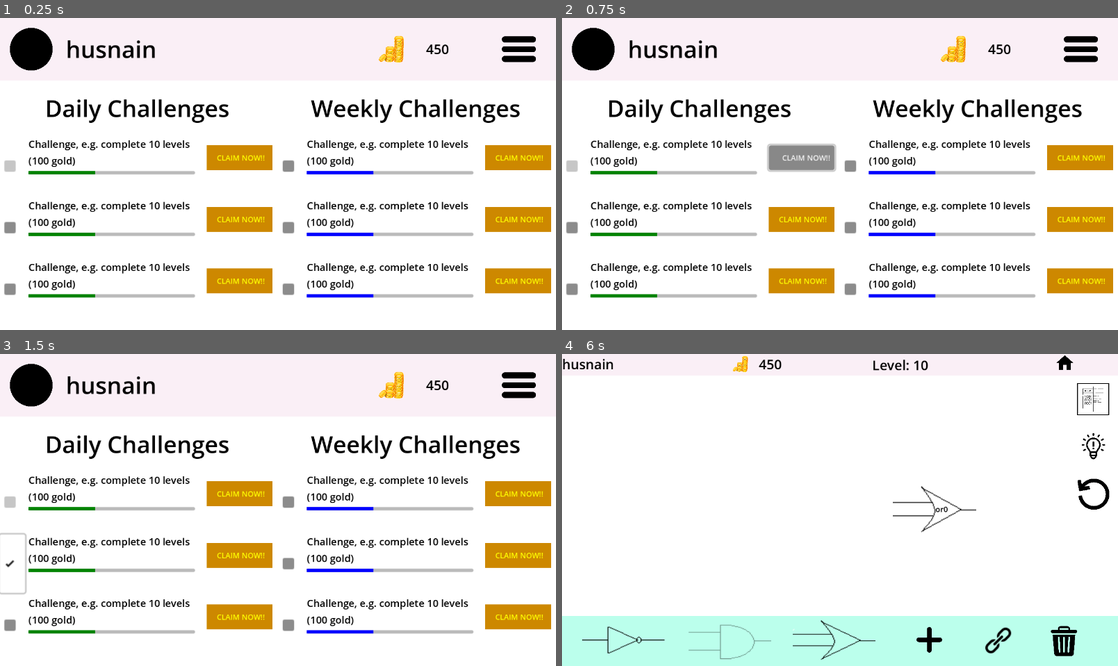
Above: before the commit, frames 1-4 (two rows, left to right).
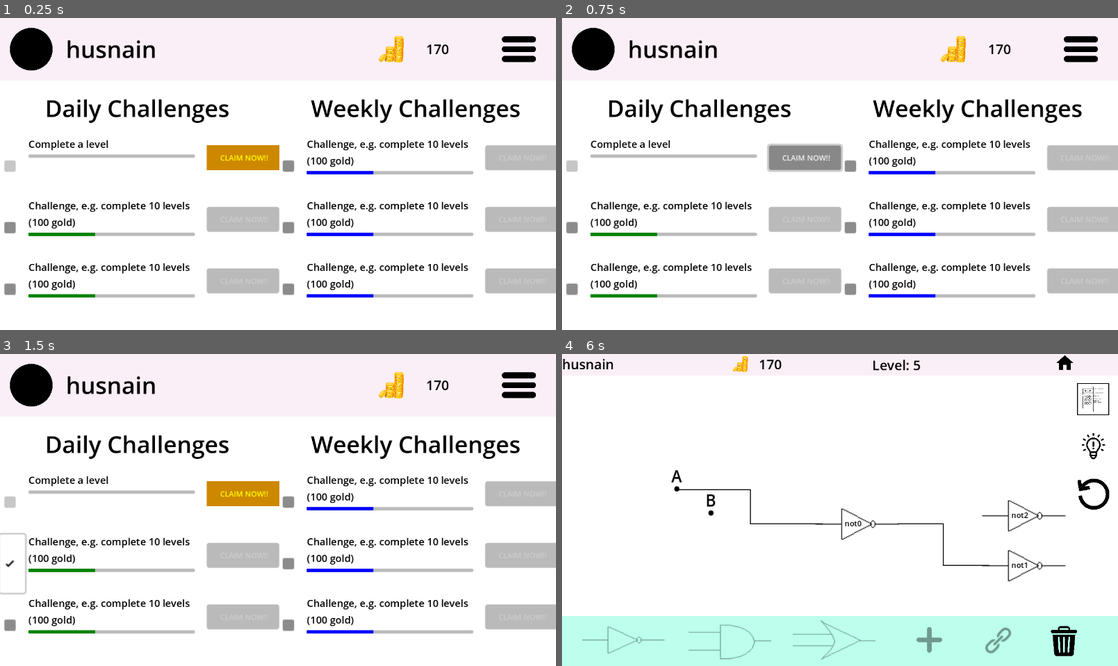
Above: after the commit, the same moments.

Repository: husnain106/dissertation
Game: Godot game, scene res://Scenes/home.tscn
Same seed, same stepped clock (60 frames per second), same inputs: the game is played once before the commit and once after it.
Inputs (mouse positions are in pixels of both pictures, inside the frame that each line leads up to):
- Up to frame 1 (0.25 s): no input
- Up to frame 2 (0.75 s): click "CLAIM NOW!!" at 0.5 s
- Up to frame 3 (1.5 s): click (11, 563) at 1.27 s
- Up to frame 4 (6 s): click "CLAIM NOW!!" at 2 s; click (573, 563) at 2.77 s; click "CLAIM NOW!!" at 3.5 s; click (573, 563) at 4.27 s; click (1079, 385) at 5 s; click "Play Levels" at 5.75 s

The runs differ from the first frame. In frame 1, 6.6% of the frame differs, in the area x 5-100%, y 8-89%; in frame 2, 6.6%; in frame 3, 6.6%; in frame 4, 1.9%.

Commit message:
Daily challenge 1 working

Diff:
--- a/Project/Scenes/home.tscn
+++ b/Project/Scenes/home.tscn
@@ -189,6 +189,7 @@
 theme_override_colors/font_color = Color(1, 1, 0, 1)
 theme_override_font_sizes/font_size = 9
 theme_override_styles/normal = SubResource("StyleBoxFlat_sm100")
+disabled = true
 text = "     CLAIM NOW!!    "
 icon_alignment = 1
 
@@ -231,6 +232,7 @@
 theme_override_colors/font_color = Color(1, 1, 0, 1)
 theme_override_font_sizes/font_size = 9
 theme_override_styles/normal = SubResource("StyleBoxFlat_sm100")
+disabled = true
 text = "     CLAIM NOW!!    "
 icon_alignment = 1
 
@@ -273,6 +275,7 @@
 theme_override_colors/font_color = Color(1, 1, 0, 1)
 theme_override_font_sizes/font_size = 9
 theme_override_styles/normal = SubResource("StyleBoxFlat_sm100")
+disabled = true
 text = "     CLAIM NOW!!    "
 icon_alignment = 1
 
@@ -340,6 +343,7 @@
 theme_override_colors/font_color = Color(1, 1, 0, 1)
 theme_override_font_sizes/font_size = 9
 theme_override_styles/normal = SubResource("StyleBoxFlat_sm100")
+disabled = true
 text = "     CLAIM NOW!!    "
 icon_alignment = 1
 
@@ -382,6 +386,7 @@
 theme_override_colors/font_color = Color(1, 1, 0, 1)
 theme_override_font_sizes/font_size = 9
 theme_override_styles/normal = SubResource("StyleBoxFlat_sm100")
+disabled = true
 text = "     CLAIM NOW!!    "
 icon_alignment = 1
 
@@ -424,6 +429,7 @@
 theme_override_colors/font_color = Color(1, 1, 0, 1)
 theme_override_font_sizes/font_size = 9
 theme_override_styles/normal = SubResource("StyleBoxFlat_sm100")
+disabled = true
 text = "     CLAIM NOW!!    "
 icon_alignment = 1
 
--- a/Project/Scripts/challenges/ChallengesClass.gd
+++ b/Project/Scripts/challenges/ChallengesClass.gd
@@ -7,3 +7,5 @@
 var completed = false #true when the challenge is completed
 
 var time_left #time_left to complete this level
+
+var message
--- a/Project/Scripts/challenges/daily_challenge1.gd
+++ b/Project/Scripts/challenges/daily_challenge1.gd
@@ -8,13 +8,16 @@
 func _init(initial_level):
 	reward = 50 #50 gold reward for this level
 	time_left = 24*60 #minutes in a day
-	target_level = initial_level + 5  #the target is to complete 5 levels that day
+	target_level = initial_level + 3  #the target is to complete 5 levels that day
 	initial_level = initial_level #this is the level that the use is at the start of the day
+	message = "Complete a level"
 
 func check_if_complete():
 	if User.get_level() >= target_level:
 		completed = true
 		progress = 1
+		return true
 	else:
-		progress = User.get_level()/ (target_level - initial_level)
+		#progress = int(User.get_level())/ (int(target_level) - initial_level)
 		completed = false
+		return false
--- a/Project/Scripts/home.gd
+++ b/Project/Scripts/home.gd
@@ -5,7 +5,12 @@
 	var file = FileAccess.open(user_res, FileAccess.READ)
 	var content = process_file(file.get_as_text())
 
-	print(User.get_daily_challenge()[0].target_level)
+	get_node("margin_main/vertical_container/margin_challenge_row/challenge_row/daily_challenges/daily_challenge1_container/challenge_container/Label").text= User.get_daily_challenge()[0].message
+	get_node("margin_main/vertical_container/margin_challenge_row/challenge_row/daily_challenges/daily_challenge1_container/challenge_container/ProgressBar").value = User.get_daily_challenge()[0].progress
+
+	if User.get_daily_challenge()[0].check_if_complete():
+		get_node("margin_main/vertical_container/margin_challenge_row/challenge_row/daily_challenges/daily_challenge1_container/Control/Button").disabled = false
+	#print(User.get_daily_challenge()[0].target_level)
 
 	get_node("margin_main/vertical_container/margin_account_row/account_row/margin_name/username").text = str(User.get_username())
 	get_node("margin_main/vertical_container/margin_account_row/account_row/margin_gold_amount/gold_amount").text = str(User.get_gold())
Not shown, changed: Project/user_data.txt
Not shown, added: Project/use24B4.tmp
